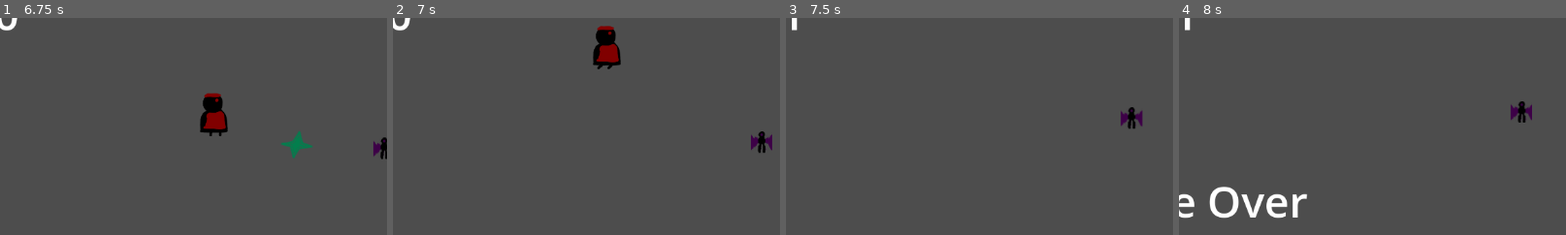
Above: before the commit, frames 1-4 (left to right).
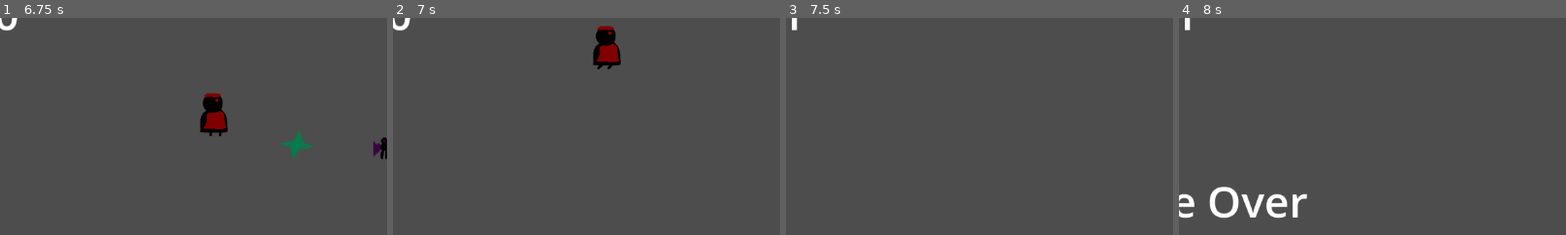
Above: after the commit, the same moments.

Repository: yinghaoawang/Succubus-Survivors
Game: Godot game, scene res://scenes/Main.tscn
Same seed, same stepped clock (60 frames per second), same inputs: the game is played once before the commit and once after it.
Inputs (mouse positions are % of the whole screen's width and height, from its top left):
- Up to frame 1 (6.75 s): click "Start" at 0.5 s; tap Enter at 1.25, 4.25 s; move the mouse to (45, 70) at 1.27 s; hold W (move_up) 1.28-2.78 s; click (45, 70) at 1.35 s; move the mouse to (80, 65) at 2.02 s; click (80, 65) at 2.1 s; move the mouse to (20, 35) at 2.77 s; hold A (move_left) 2.78-4.28 s; click (20, 35) at 2.85 s; tap Space at 3.5, 5.75 s; move the mouse to (55, 50) at 3.52 s; click (55, 50) at 3.6 s; move the mouse to (35, 25) at 4.27 s; hold S (move_down) 4.28-5 s; click (35, 25) at 4.35 s; click "Start" at 5 s; move the mouse to (72, 45) at 5.77 s; hold D (move_right) 5.78-6.53 s; click (72, 45) at 5.85 s; move the mouse to (30, 55) at 6.52 s; hold W (move_up) from 6.53 s (still down); click (30, 55) at 6.6 s
- Up to frame 2 (7 s): keep holding W (move_up)
- Up to frame 3 (7.5 s): move the mouse to (60, 28) at 7.27 s; release W (move_up) at 7.28 s; hold D (move_right) from 7.28 s (still down); click (60, 28) at 7.35 s
- Up to frame 4 (8 s): keep holding D (move_right)
The pictures show only the part of the screen within x 49-99%, y 8-58%; the shares and areas given below are measured in that part.

Frame 1 is identical in both runs. In frame 2, 0.3% of the frame differs, in the area x 92-98%, y 52-63%; in frame 3, 0.4%, in the area x 86-93%, y 41-51%; in frame 4, 0.3%.

Commit message:
add projectile collision with mobs

Diff:
--- a/scenes/Projectile.tscn
+++ b/scenes/Projectile.tscn
@@ -19,4 +19,4 @@
 position = Vector2(0, 1)
 shape = SubResource("CapsuleShape2D_d2u04")
 
-[node name="Muzzle" type="Marker2D" parent="."]
+[connection signal="body_entered" from="." to="." method="_on_body_entered"]
--- a/scripts/Projectile.gd
+++ b/scripts/Projectile.gd
@@ -9,8 +9,7 @@
 func _physics_process(delta):
 	position += direction * speed * delta
 
-func _on_Projectile_body_entered(body):
+func _on_body_entered(body):
 	if body.is_in_group("mobs"):
-		print('kill him')
 		body.queue_free()
 	queue_free()
